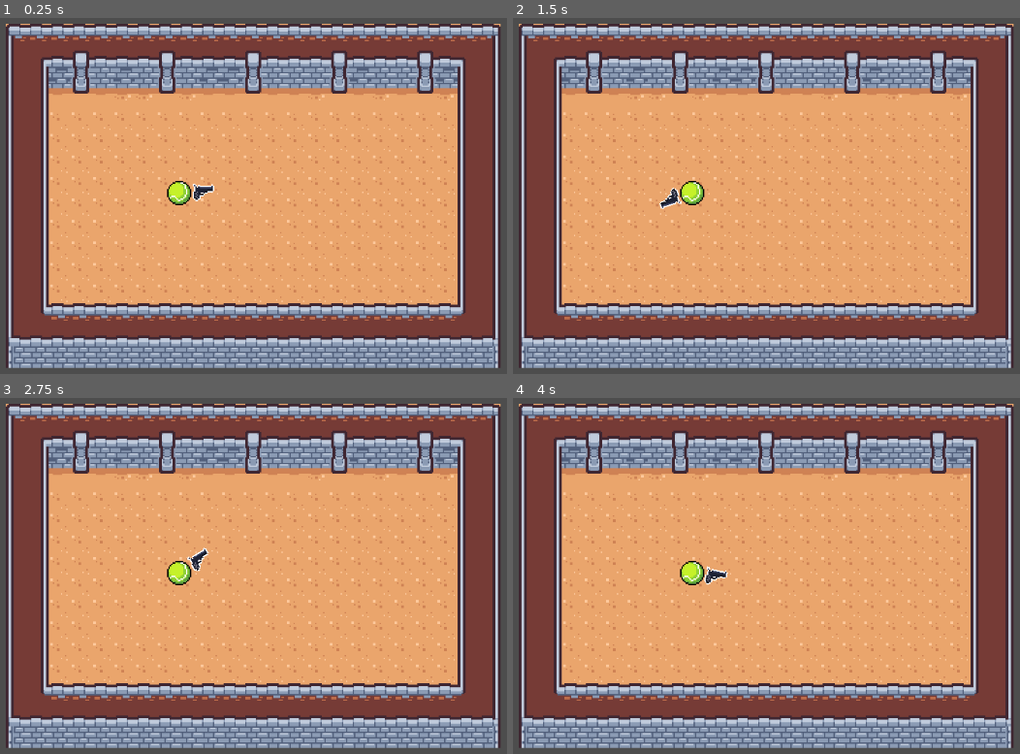
Above: before the commit, frames 1-4 (two rows, left to right).
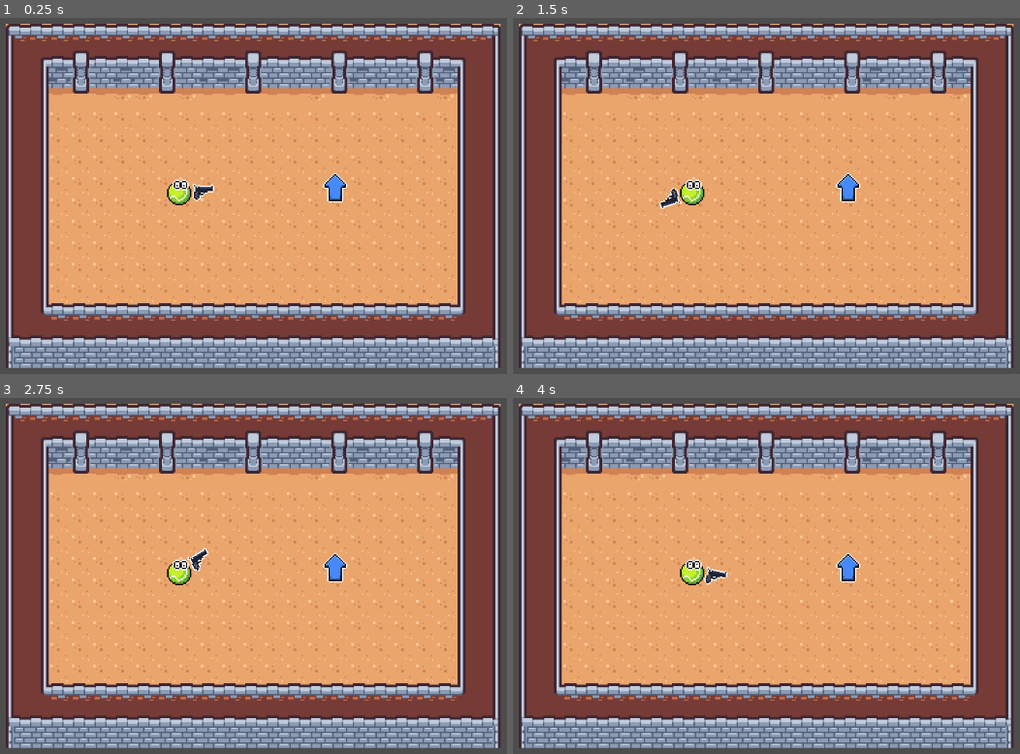
Above: after the commit, the same moments.

Repository: Lockd/trijam-286
Game: Godot game, scene res://Scenes/level.tscn
Same seed, same stepped clock (60 frames per second), same inputs: the game is played once before the commit and once after it.
Inputs (mouse positions are in pixels of both pictures, inside the frame that each line leads up to):
- Up to frame 1 (0.25 s): no input
- Up to frame 2 (1.5 s): tap Enter at 0.5 s; move the mouse to (943, 171) at 0.52 s; tap Space at 1.25 s; move the mouse to (619, 213) at 1.27 s
- Up to frame 3 (2.75 s): tap Enter at 2 s; move the mouse to (339, 476) at 2.02 s
- Up to frame 4 (4 s): tap Space at 2.75 s; move the mouse to (736, 661) at 2.77 s; tap Enter at 3.5 s; move the mouse to (1004, 640) at 3.52 s

The runs differ from the first frame. In frame 1, 0.4% of the frame differs, in the area x 34-69%, y 43-52%; in frame 2, 0.4%; in frame 3, 0.4%; in frame 4, 0.4%.

Commit message:
Spawning random enemy

Diff:
--- a/Scenes/enemy.tscn
+++ b/Scenes/enemy.tscn
@@ -1,13 +1,17 @@
-[gd_scene load_steps=5 format=3 uid="uid://rxofjyswhuv3"]
+[gd_scene load_steps=6 format=3 uid="uid://rxofjyswhuv3"]
 
+[ext_resource type="Script" path="res://Scripts/enemy.gd" id="1_fv1nl"]
 [ext_resource type="Texture2D" uid="uid://dg604opyvpdyx" path="res://Sprites/arrow_left.png" id="1_qogy0"]
 [ext_resource type="Texture2D" uid="uid://5x8366mr03ur" path="res://Sprites/arrow_right.png" id="2_58rtj"]
 [ext_resource type="Texture2D" uid="uid://dw5lrfl6c0sxd" path="res://Sprites/arrow_up.png" id="3_0xylc"]
 [ext_resource type="Texture2D" uid="uid://budv07iylcqxi" path="res://Sprites/arrow_down.png" id="4_spog0"]
 
-[node name="Enemy" type="Node2D"]
+[node name="Enemy" type="Node2D" node_paths=PackedStringArray("types")]
+script = ExtResource("1_fv1nl")
+types = [NodePath("Left"), NodePath("Right"), NodePath("Top"), NodePath("Down")]
 
 [node name="Left" type="Sprite2D" parent="."]
+visible = false
 position = Vector2(0, -10)
 texture = ExtResource("1_qogy0")
 
--- a/Scenes/level.tscn
+++ b/Scenes/level.tscn
@@ -1,7 +1,8 @@
-[gd_scene load_steps=5 format=4 uid="uid://b6ybeiybn2fej"]
+[gd_scene load_steps=6 format=4 uid="uid://b6ybeiybn2fej"]
 
 [ext_resource type="Texture2D" uid="uid://dxmlc1sloe1n" path="res://tiles/tilemap_packed.png" id="1_f3cbm"]
 [ext_resource type="PackedScene" uid="uid://cwyb16mp7u7hd" path="res://Scenes/player.tscn" id="2_ux5bo"]
+[ext_resource type="PackedScene" uid="uid://rxofjyswhuv3" path="res://Scenes/enemy.tscn" id="3_5e6qf"]
 
 [sub_resource type="TileSetAtlasSource" id="TileSetAtlasSource_dk221"]
 texture = ExtResource("1_f3cbm")
@@ -181,3 +182,6 @@
 
 [node name="Player" parent="." instance=ExtResource("2_ux5bo")]
 position = Vector2(113, 119)
+
+[node name="Enemy" parent="." instance=ExtResource("3_5e6qf")]
+position = Vector2(229, 117)
--- a/Scenes/player.tscn
+++ b/Scenes/player.tscn
@@ -1,8 +1,107 @@
-[gd_scene load_steps=4 format=3 uid="uid://cwyb16mp7u7hd"]
+[gd_scene load_steps=19 format=3 uid="uid://cwyb16mp7u7hd"]
 
 [ext_resource type="Texture2D" uid="uid://drbo8s0cxjupq" path="res://Sprites/tennis_ball.png" id="1_r860o"]
 [ext_resource type="Texture2D" uid="uid://cm7ddmisrd01g" path="res://Sprites/gun.png" id="2_1fmc6"]
 [ext_resource type="Script" path="res://Scripts/gun.gd" id="2_4dvyj"]
+[ext_resource type="Texture2D" uid="uid://c82g83y1l0qo1" path="res://Sprites/eyes.png" id="4_0mbbt"]
+[ext_resource type="Script" path="res://Scripts/eyes_animation.gd" id="5_lp0wo"]
+
+[sub_resource type="AtlasTexture" id="AtlasTexture_2ax05"]
+atlas = ExtResource("4_0mbbt")
+region = Rect2(32, 0, 16, 16)
+
+[sub_resource type="AtlasTexture" id="AtlasTexture_e3ybg"]
+atlas = ExtResource("4_0mbbt")
+region = Rect2(48, 0, 16, 16)
+
+[sub_resource type="AtlasTexture" id="AtlasTexture_jpew7"]
+atlas = ExtResource("4_0mbbt")
+region = Rect2(80, 0, 16, 16)
+
+[sub_resource type="AtlasTexture" id="AtlasTexture_dv3o4"]
+atlas = ExtResource("4_0mbbt")
+region = Rect2(96, 0, 16, 16)
+
+[sub_resource type="AtlasTexture" id="AtlasTexture_afum3"]
+atlas = ExtResource("4_0mbbt")
+region = Rect2(0, 0, 16, 16)
+
+[sub_resource type="AtlasTexture" id="AtlasTexture_rbhb6"]
+atlas = ExtResource("4_0mbbt")
+region = Rect2(16, 0, 16, 16)
+
+[sub_resource type="AtlasTexture" id="AtlasTexture_v0mf0"]
+atlas = ExtResource("4_0mbbt")
+region = Rect2(32, 0, 16, 16)
+
+[sub_resource type="AtlasTexture" id="AtlasTexture_oaa5v"]
+atlas = ExtResource("4_0mbbt")
+region = Rect2(48, 0, 16, 16)
+
+[sub_resource type="AtlasTexture" id="AtlasTexture_isd3e"]
+atlas = ExtResource("4_0mbbt")
+region = Rect2(64, 0, 16, 16)
+
+[sub_resource type="AtlasTexture" id="AtlasTexture_vorty"]
+atlas = ExtResource("4_0mbbt")
+region = Rect2(80, 0, 16, 16)
+
+[sub_resource type="AtlasTexture" id="AtlasTexture_rr0f8"]
+atlas = ExtResource("4_0mbbt")
+region = Rect2(96, 0, 16, 16)
+
+[sub_resource type="AtlasTexture" id="AtlasTexture_bx8mv"]
+atlas = ExtResource("4_0mbbt")
+region = Rect2(112, 0, 16, 16)
+
+[sub_resource type="SpriteFrames" id="SpriteFrames_uu1v4"]
+animations = [{
+"frames": [{
+"duration": 1.0,
+"texture": SubResource("AtlasTexture_2ax05")
+}, {
+"duration": 1.0,
+"texture": SubResource("AtlasTexture_e3ybg")
+}, {
+"duration": 1.0,
+"texture": SubResource("AtlasTexture_jpew7")
+}, {
+"duration": 1.0,
+"texture": SubResource("AtlasTexture_dv3o4")
+}],
+"loop": true,
+"name": &"Eyes_idle",
+"speed": 3.0
+}, {
+"frames": [{
+"duration": 1.0,
+"texture": SubResource("AtlasTexture_afum3")
+}, {
+"duration": 1.0,
+"texture": SubResource("AtlasTexture_rbhb6")
+}, {
+"duration": 1.0,
+"texture": SubResource("AtlasTexture_v0mf0")
+}, {
+"duration": 1.0,
+"texture": SubResource("AtlasTexture_oaa5v")
+}, {
+"duration": 1.0,
+"texture": SubResource("AtlasTexture_isd3e")
+}, {
+"duration": 1.0,
+"texture": SubResource("AtlasTexture_vorty")
+}, {
+"duration": 1.0,
+"texture": SubResource("AtlasTexture_rr0f8")
+}, {
+"duration": 1.0,
+"texture": SubResource("AtlasTexture_bx8mv")
+}],
+"loop": true,
+"name": &"Eyes_smirk",
+"speed": 5.0
+}]
 
 [node name="Player" type="Node2D"]
 
@@ -20,3 +119,11 @@
 
 [node name="Pojectile spawn point" type="Node2D" parent="Gun container"]
 position = Vector2(13, -2)
+
+[node name="Eyes Animation" type="AnimatedSprite2D" parent="."]
+position = Vector2(1, -14)
+sprite_frames = SubResource("SpriteFrames_uu1v4")
+animation = &"Eyes_idle"
+autoplay = "Eyes_idle"
+frame_progress = 0.952822
+script = ExtResource("5_lp0wo")
--- /dev/null
+++ b/Scripts/enemy.gd
@@ -0,0 +1,17 @@
+extends Node2D
+
+@export var types: Array[Sprite2D]= []
+
+# Called when the node enters the scene tree for the first time.
+func _ready() -> void:
+	select_enemy_type()
+
+
+# Called every frame. 'delta' is the elapsed time since the previous frame.
+func _process(delta: float) -> void:
+	pass
+
+func select_enemy_type():
+	var type_index = randi_range(0, types.size())
+	types[type_index].visible = true
+	pass
--- /dev/null
+++ b/Scripts/eyes_animation.gd
@@ -0,0 +1,18 @@
+extends AnimatedSprite2D
+
+@export var smirk_min_cd := 8
+@export var smirk_max_cd := 12
+
+var next_smirk = 0
+
+# Called when the node enters the scene tree for the first time.
+func _ready() -> void:
+	pass # Replace with function body.
+
+
+# Called every frame. 'delta' is the elapsed time since the previous frame.
+func _process(delta: float) -> void:
+	#if Time.get_datetime_dict_from_system() > next_smirk:
+		#play("Eyes_smirk")
+		#next_smirk = Time.get_datetime_dict_from_system(). + randf_range(smirk_min_cd, smirk_max_cd)
+	pass
Binary file added: Sprites/eyes.png
Not shown, added: Sprites/eyes.png.import
